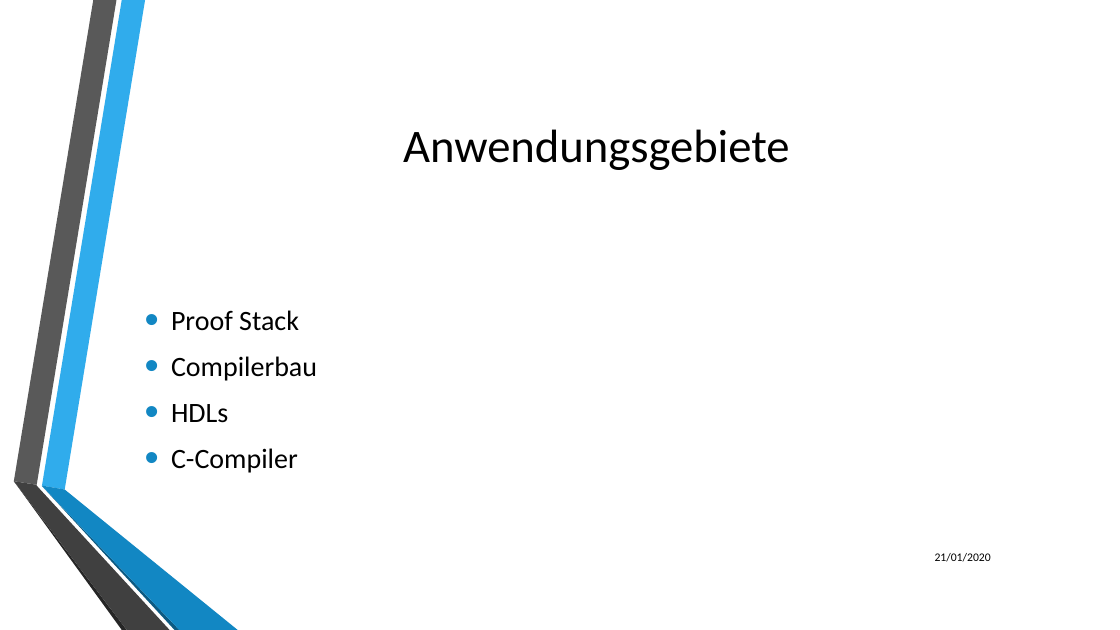
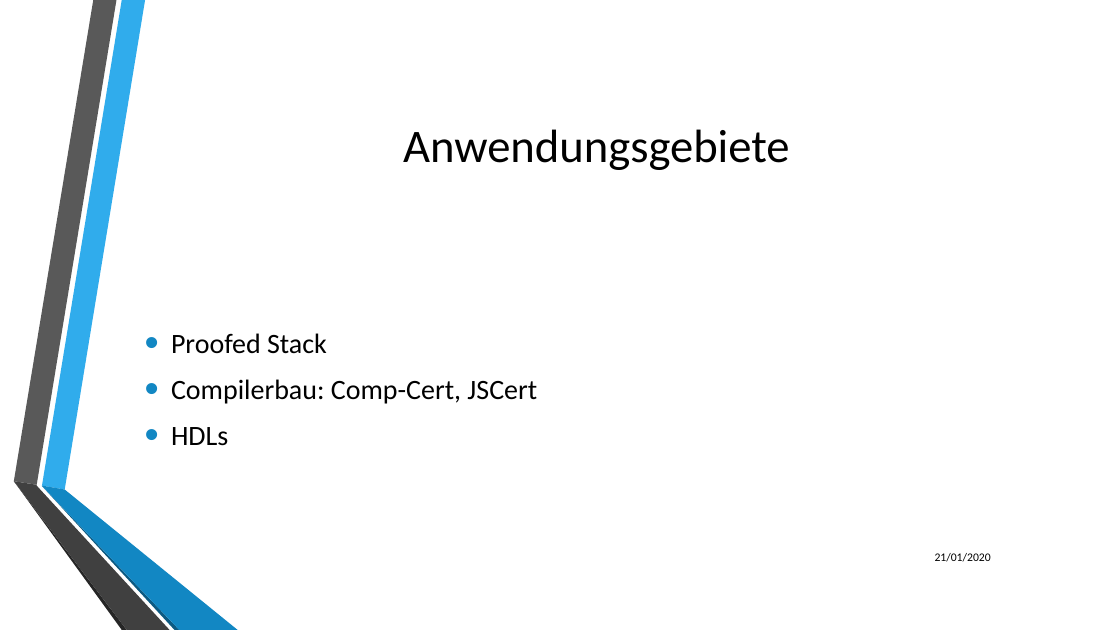
Before and after one commit to LukasKiederle/seminar-coq, a slide deck: slide 25 of final-presentation.pptx. Drawn at 1120x630 pixels with LibreOffice and Linux fonts; fonts in the diff are those of the drawing; background and template pictures are left out. Boxes give left, top, right and bottom in pixels: in the first picture for what was removed or moved away, otherwise in the second. Text is boxed around its words. In the diff, an @@ line names an element or a change of style, - is before the commit and + after.

```diff
--- a/final-presentation.pptx
+++ b/final-presentation.pptx
@@ text at (171,333,537,404): text changed @@
-• Proof Stack
-• Compilerbau
+• Proofed Stack
+• Compilerbau: Comp-Cert, JSCert
@@ text at (171,448,298,473): paragraph removed @@
-• C-Compiler
```
Also in this commit, not shown: 11 other slides changed.
